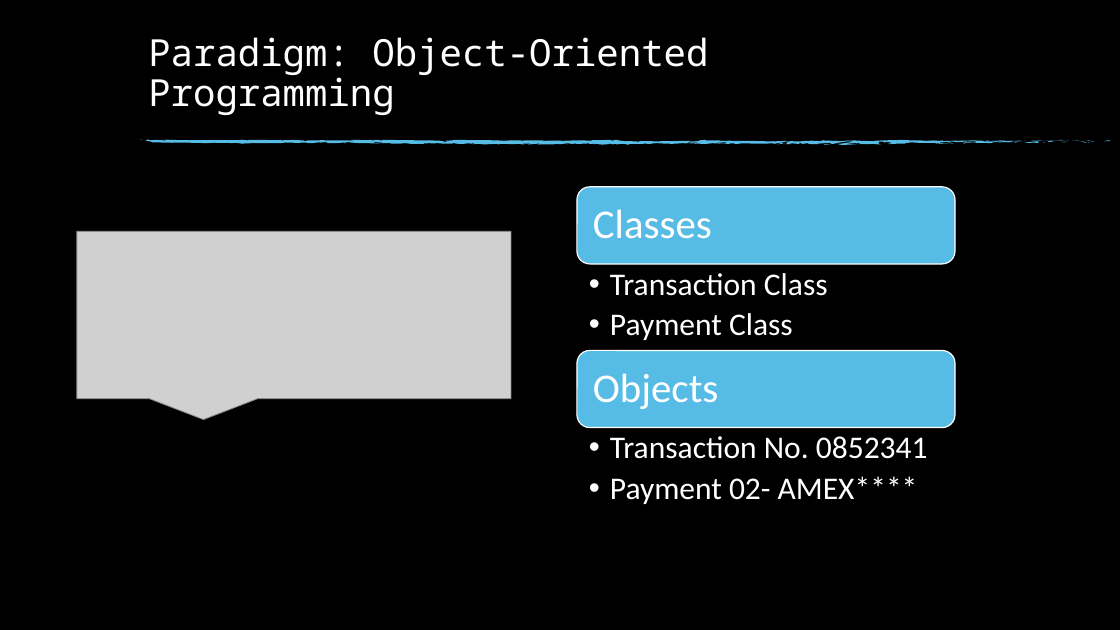
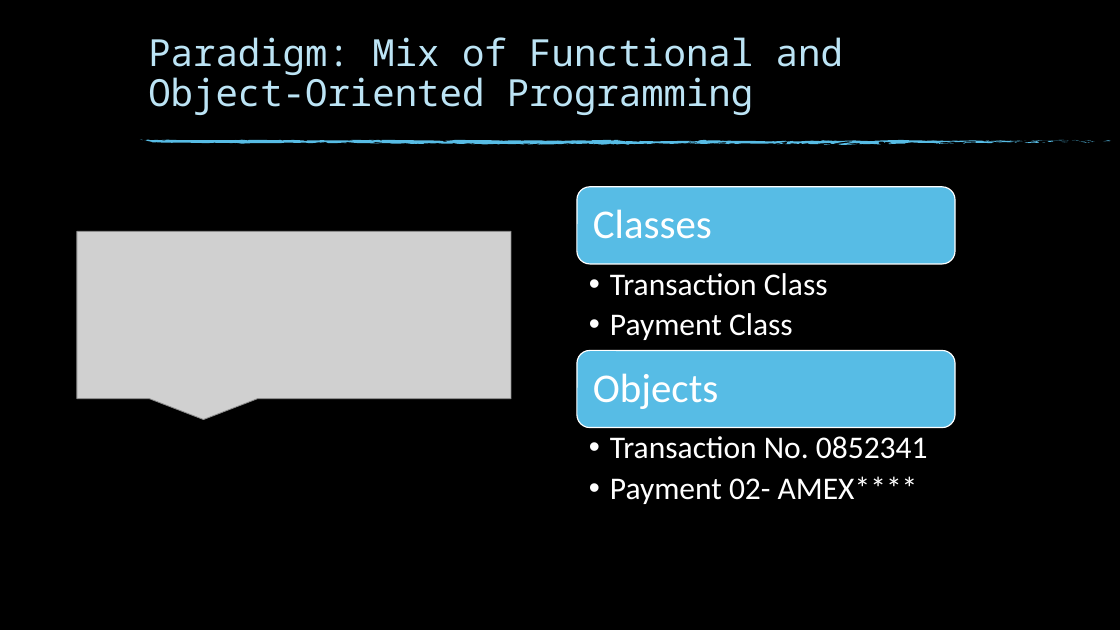
Before and after one commit to nathandangelo1/EvaluationPresentation-Kiosk, a slide deck: slide 6 of EvalPresentation_DAngelo.pptx. Drawn at 1120x630 pixels with LibreOffice and Linux fonts; fonts in the diff are those of the drawing; grey boxes stand for pictures; background and template pictures are left out. Boxes give left, top, right and bottom in pixels: in the first picture for what was removed or moved away, otherwise in the second. Text is boxed around its words. In the diff, an @@ line names an element or a change of style, - is before the commit and + after.

```diff
--- a/EvalPresentation_DAngelo.pptx
+++ b/EvalPresentation_DAngelo.pptx
@@ title at [148, 37, 843, 115]: text changed; text colour #FFFFFF to #BCE4F5 @@
-Paradigm: Object-Oriented Programming
+Paradigm: Mix of Functional and Object-Oriented Programming
```
Also in this commit, not shown: 16 other slides changed, 11 slides added, 4 slides removed.
